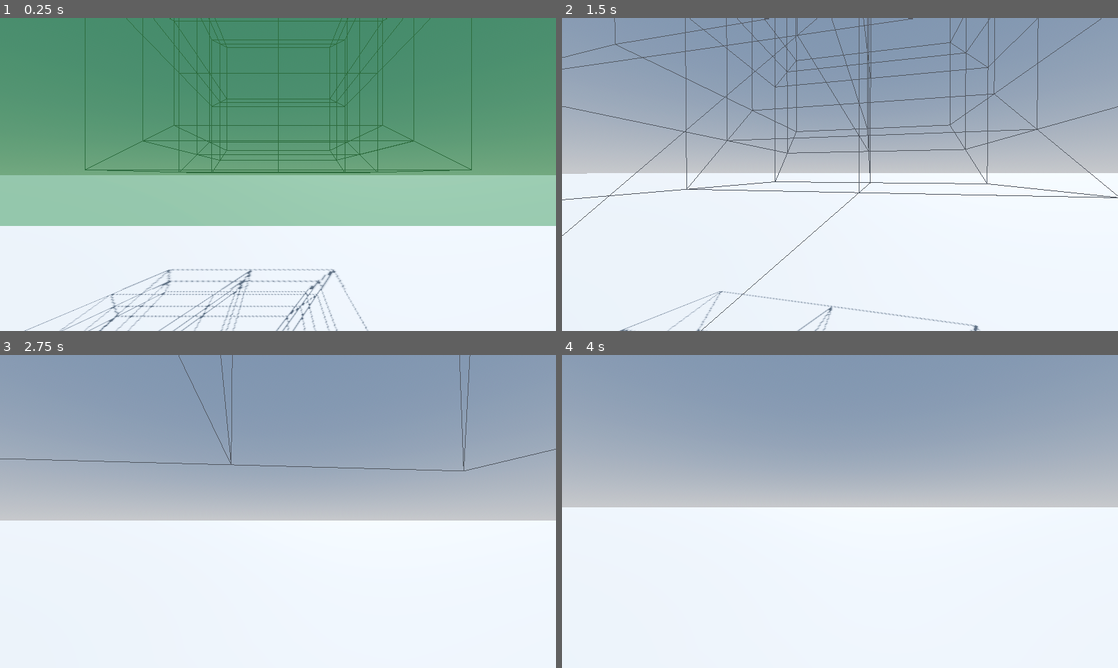
Above: before the commit, frames 1-4 (two rows, left to right).
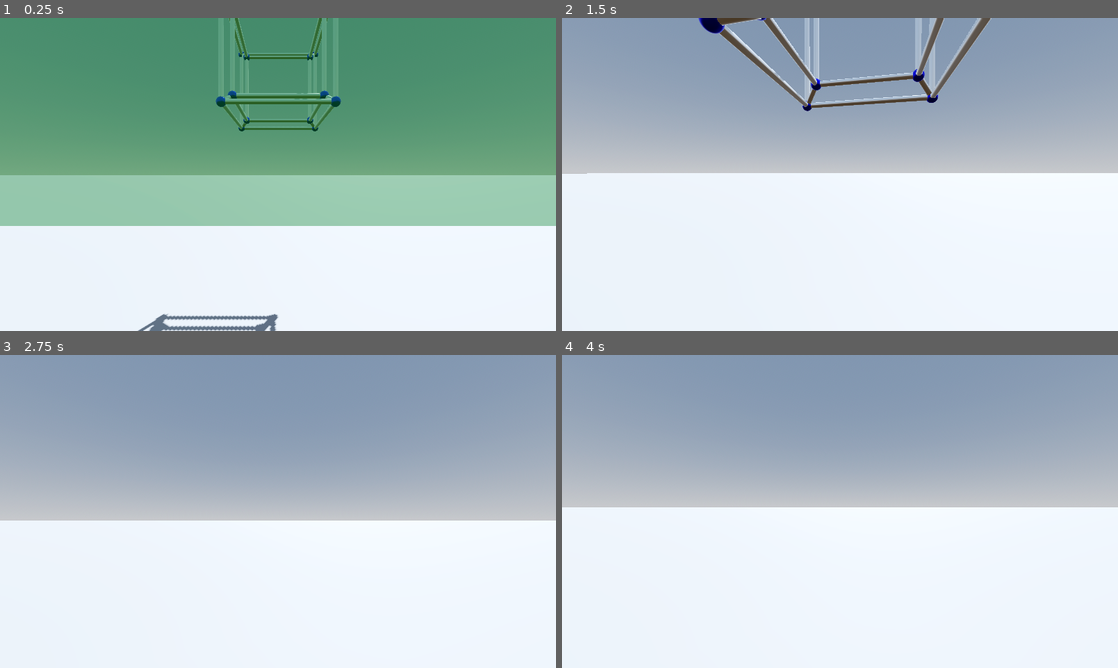
Above: after the commit, the same moments.

Repository: Stantrh/Projet_Tutore_4D_VR_KOMODZINSKI_RYSAK_TROHA
Game: Godot game, scene res://Scenes/world.tscn
Same seed, same stepped clock (60 frames per second), same inputs: the game is played once before the commit and once after it. This scene is started directly instead of the project's main scene.
Inputs (mouse positions are in pixels of both pictures, inside the frame that each line leads up to):
- Up to frame 1 (0.25 s): no input
- Up to frame 2 (1.5 s): tap Enter at 0.5 s; move the mouse to (867, 174) at 0.52 s; hold Middle mouse button (rotate) 0.53-1.28 s; hold W (move_forward) from 0.53 s (still down); click (867, 174) at 0.8 s; move the mouse to (812, 174) at 1.27 s; click (812, 174) at 1.35 s
- Up to frame 3 (2.75 s): keep holding W (move_forward); tap Middle mouse button (rotate) at 1.55 s; move the mouse to (289, 505) at 2.02 s; hold Middle mouse button (rotate) from 2.03 s (still down); click (289, 505) at 2.3 s
- Up to frame 4 (4 s): keep holding W (move_forward); move the mouse to (834, 517) at 2.77 s; release Middle mouse button (rotate) at 2.78 s; click (834, 517) at 2.85 s; tap Middle mouse button (rotate) at 3.05 s; move the mouse to (878, 514) at 3.52 s; hold Middle mouse button (rotate) from 3.53 s (still down); click (878, 514) at 3.8 s

The runs differ from the first frame. In frame 1, 6.1% of the frame differs, in the area x 4-85%, y 0-100%; in frame 2, 6.4%, in the area x 0-100%, y 0-100%; in frame 3, 0.4%; in frame 4, nothing differs.

Commit message:
refactor

Diff:
--- a/app4d/Scenes/world.tscn
+++ b/app4d/Scenes/world.tscn
@@ -42,6 +42,7 @@
 
 [node name="ZoneAffichage" parent="." instance=ExtResource("5_vwbob")]
 transform = Transform3D(1, 0, 0, 0, 1, 0, 0, 0, 1, 0, 10, 0)
+mesh_mode = 2
 area_min = Vector3(-3, -3, -3)
 area_max = Vector3(3, 3, 3)
 
--- a/app4d/Scripts/character_view.gd
+++ b/app4d/Scripts/character_view.gd
@@ -11,7 +11,7 @@
 var move_speed: float = 5.0
 # Limite de rotation verticale
 var vertical_limit: float = 89.0
-
+signal camera_moved
 # Variables pour stocker l'angle de rotation
 var yaw: float = 0.0  # Rotation horizontale (gauche/droite)
 var pitch: float = 0.0  # Rotation verticale (haut/bas)
@@ -37,12 +37,13 @@
 	if Input.is_action_pressed("move_forward"):
 		direction -= transform.basis.z
 	if Input.is_action_pressed("move_backward"):
-			direction += transform.basis.z
+		direction += transform.basis.z
 	if Input.is_action_pressed("move_left"):
 		direction -= transform.basis.x
 	if Input.is_action_pressed("move_right"):
 		direction += transform.basis.x
-
+	if direction != Vector3.ZERO :
+		camera_moved.emit()
 		# Normaliser la direction et appliquer le mouvement
 	direction = direction.normalized()
 	position += direction * move_speed * delta
--- a/app4d/Scripts/hyper_cube.gd
+++ b/app4d/Scripts/hyper_cube.gd
@@ -2,7 +2,7 @@
 #A CHANGER POUR LE PARSER
 # Les coordonnées des sommets de l'hypercube, en 4D
 #Object dans lequel on va chercher
-var object = StackedConstant
+var object = HypercubeConstants
 var dynamic_vertices = object.DEFAULT_VERTICES.duplicate((true))
 
 # on charge les 8 cubes qui constituent l'hypercube
@@ -43,7 +43,7 @@
 @export var mesh_mode: int = 0  # Graphisme de l'hypercube | 0: Plein, 1: stylisé, 2: Filaire
 @export var projection_mode: int = 0  # Projection de l'hypercube | 0: Perspective, 1: Stéréographique, 2: Orthogonale
 var mesh_instance: MeshInstance3D # Mesh de l'hypercube
-
+var hypercube_changed : bool = false
 # --- Variables pour le mode STYLISH
 var stylish_container: Node3D = null # Contient les cylindres et sphères
 var stylish_spheres = [] # Tableaux des MeshInstance3D pour les sommets
@@ -78,6 +78,17 @@
 		create_stylish_hypercube()
 	else:
 		update_hypercube()
+	if WorldInfo.camera :
+		WorldInfo.camera.get_parent().camera_moved.connect(_on_camera_moved)
+
+func _on_camera_moved():
+	print("yep")
+	if projection_mode == 0 :
+		print("youhou")
+		if mesh_mode == MeshMode.STYLISH:
+			update_stylish_hypercube()
+		else:
+			update_hypercube()
 
 
 func _process(delta):
@@ -91,12 +102,20 @@
 			rotation_angle2 += delta
 	# On appel en continu la méthode update_hypercube pour que la rotation prenne effet et aussi pour la projection perspective
 	# Pour le mode STYLISH, on met à jour la position des nodes existants
-	if mesh_mode == MeshMode.STYLISH:
+	#if mesh_mode == MeshMode.STYLISH:
+		#update_stylish_hypercube()
+	#else:
+		#update_hypercube()
+	if is_rotate or is_translate or hypercube_changed :
+		hypercube_changed = false
+		if mesh_mode == MeshMode.STYLISH:
+			update_stylish_hypercube()
+		else:
+			update_hypercube()
+	if not camera and WorldInfo.camera :
+		camera = WorldInfo.camera
+	if mesh_mode == MeshMode.STYLISH :
 		update_stylish_hypercube()
-	else:
-		update_hypercube()
-
-
 func create_stylish_hypercube():
 	# Crée un conteneur pour l'hypercube en mode STYLISH
 	stylish_container = Node3D.new()
@@ -132,7 +151,6 @@
 		cylinder_instance.mesh.material = material
 		stylish_container.add_child(cylinder_instance)
 		stylish_cylinders.append(cylinder_instance)
-
 func update_stylish_hypercube():
 	var new_vertices = []
 	if is_point_of_view_fugue :
@@ -268,7 +286,6 @@
 	# Pour FULL ou WIREFRAME, on reconstruit le mesh chaque frame (méthode actuelle)
 	for child in mesh_instance.get_children():
 		child.queue_free()
-
 	var new_vertices = []
 	if is_point_of_view_fugue :
 		var axe_1 = DIMENSIONS[dimension_selected].x
@@ -278,6 +295,14 @@
 		is_point_of_view_fugue = false
 		dynamic_vertices = new_vertices
 		marker.transform.origin = apply_projection(get_global_center(dynamic_vertices))
+		var mesh
+		if mesh_mode == MeshMode.STYLISH:
+			# Ce cas n'arrive normalement pas ici
+			mesh = apply_build(new_vertices)
+			mesh_instance.add_child(mesh)
+		else:
+			mesh = apply_build(new_vertices)
+			mesh_instance.mesh = mesh
 	elif is_point_of_view_point:
 		#is_double_rotate = true
 		var axe_1 = DIMENSIONS[dimension_selected].x
@@ -290,6 +315,14 @@
 		dynamic_vertices = new_vertices
 		is_double_rotate = false
 		marker.transform.origin = apply_projection(get_global_center(dynamic_vertices))
+		var mesh
+		if mesh_mode == MeshMode.STYLISH:
+			# Ce cas n'arrive normalement pas ici
+			mesh = apply_build(new_vertices)
+			mesh_instance.add_child(mesh)
+		else:
+			mesh = apply_build(new_vertices)
+			mesh_instance.mesh = mesh
 	else:
 	# /////////////////////////////////////////////////////////////////////////////////////////////////////////////////////////////////////
 	# /////////////////////////////////////////////////////////////////////////////////////////////////////////////////////////////////////
@@ -750,6 +783,7 @@
 
 #fonction pour changer le point qu'on ne projette pas
 func change_dimension(new_dimension: String):
+	hypercube_changed = true
 	current_vertices.clear()
 	target_vertices.clear()
 	if transitioning:
@@ -821,16 +855,19 @@
 
 func view_face():
 	dynamic_vertices = object.DEFAULT_VERTICES.duplicate((true))
+	hypercube_changed = true
 	#rotate_toward_camera()
 
 func fugue_view():
 	is_point_of_view_fugue = true
+	hypercube_changed = true
 	dynamic_vertices = object.DEFAULT_VERTICES.duplicate((true))
 	is_double_rotate = false
 	is_rotate = false
 	is_translate = false
 	#rotate_toward_camera()
 func point_view() :
+	hypercube_changed = true
 	dynamic_vertices = object.DEFAULT_VERTICES.duplicate((true))
 	is_double_rotate = false
 	is_rotate = false
--- a/app4d/Scripts/stacked_constant.gd
+++ b/app4d/Scripts/stacked_constant.gd
@@ -1,65 +1,24 @@
 extends Node
 
-# Valeurs associées aux indices de la grille globale (pour un empilement de tesseracts)
-const GRID_COORDS = [-1, 1, 3]  # Pour un indice 0, 1 et 2 respectivement.
-
-# --- Faces d'un cube 3D (pour dessiner les faces de chaque cellule 3D d'un tesseract) ---
-const CUBE_FACES = [
-	[0, 1, 3, 2],
-	[4, 5, 7, 6],
-	[0, 1, 5, 4],
-	[2, 3, 7, 6],
-	[0, 2, 6, 4],
-	[1, 3, 7, 5]
+var CUBE_FACES = [
+	[0, 1, 3, 2], [4, 5, 7, 6], [0, 1, 5, 4],
+	[2, 3, 7, 6], [0, 2, 6, 4], [1, 3, 7, 5]
+]
+const CELLS = [
+	[0, 1, 2, 3, 4, 5, 6, 7],
+	[8, 9, 10, 11, 12, 13, 14, 15],
+	[0, 1, 4, 5, 8, 9, 12, 13],
+	[2, 3, 6, 7, 10, 11, 14, 15],
+	[0, 2, 4, 6, 8, 10, 12, 14],
+	[1, 3, 5, 7, 9, 11, 13, 15],
+	[0, 1, 2, 3, 8, 9, 10, 11],
+	[4, 5, 6, 7, 12, 13, 14, 15]
 ]
 
-# Ces variables seront calculées au démarrage.
-var DEFAULT_VERTICES = generate_transformed_hypercube_vertices()  # 81 sommets uniques (grille 3x3x3x3)
-var CUBES = generate_cubes()            # 16 petits hypercubes, chacun défini par 16 indices dans DEFAULT_VERTICES
+# Initialisation automatique
+var DEFAULT_VERTICES = generate_transformed_hypercube_vertices()
 
-func _ready():
-	#DEFAULT_VERTICES = generate_default_vertices()
-	#CUBES = generate_cubes()
-
-	# Affichage dans la console pour vérification
-	print("DEFAULT_VERTICES (", DEFAULT_VERTICES.size(), " sommets ) :")
-	for i in range(DEFAULT_VERTICES.size()):
-		print(i, ":", DEFAULT_VERTICES[i])
-
-	print("\nCUBES (", CUBES.size(), " cellules ) :")
-	for i in range(CUBES.size()):
-		print("Cellule ", i, ":", CUBES[i])
-
-# Génère les 81 sommets de la grille globale.
-# Génère les 16 cellules (petits hypercubes) de la grille.
-# Pour chaque petit hypercube, on choisit un coin inférieur (indices cx,cy,cz,cw) avec cx,cy,cz,cw ∈ {0,1}
-# Les 16 sommets d'une cellule sont obtenus en ajoutant 0 ou 1 à chacun des indices et en convertissant via GRID_COORDS.
-func generate_cubes() -> Array:
-	var cubes = []
-	# Les positions de départ dans la grille pour chaque petit hypercube (0 ou 1 dans chaque dimension)
-	for cw in [0, 1]:
-		for cz in [0, 1]:
-			for cy in [0, 1]:
-				for cx in [0, 1]:
-					var cell = []
-					# Ordre des sommets pour reproduire l'ordre classique d'un tesseract
-					# (pour chaque axe, on prend d'abord l'indice de départ, puis +1)
-					for dw in [0, 1]:
-						for dz in [0, 1]:
-							for dy in [0, 1]:
-								for dx in [0, 1]:
-									# Conversion d'une coordonnée de grille (entre 0 et 2) en indice dans DEFAULT_VERTICES.
-									# L'ordre est : x (le plus rapide), puis y, puis z, puis w.
-									var grid_x = cx + dx
-									var grid_y = cy + dy
-									var grid_z = cz + dz
-									var grid_w = cw + dw
-									var index = grid_x + 3 * (grid_y + 3 * (grid_z + 3 * grid_w))
-									cell.append(index)
-					cubes.append(cell)
-	return cubes
-
-
+var CUBES = generate_cells(DEFAULT_VERTICES)
 
 
 func generate_transformed_hypercube_vertices() -> Array:
@@ -72,7 +31,6 @@
 				for l in [-1, 1]:
 					for vertex in small_vertices:
 						var new_vertex = Vector4(vertex.x + i, vertex.y + j, vertex.z + k, vertex.w + l)
-
 						all_hypercubes.append(new_vertex)
 
 	return all_hypercubes
@@ -84,3 +42,17 @@
 				for d in [-1, 1]:
 					vertices.append(Vector4(a, b, c, d))
 	return vertices
+
+# Génération des cellules sans doublons
+static func generate_cells(vertices: Array) -> Array:
+	var cells = []
+	for t_idx in range(16):
+		for cube in CELLS:
+			var transformed_cube = []
+			for index in cube:
+				transformed_cube.append(index + t_idx * 16)  # Décalage des indices
+			cells.append(transformed_cube)
+	return cells
+func _ready():
+	print("Total Sommets:", DEFAULT_VERTICES.size())
+	print("Total Cellules:", CUBES)
Not shown, added: Ressources/Presentation_Iter5_RYSAK_TROHA.pptx
